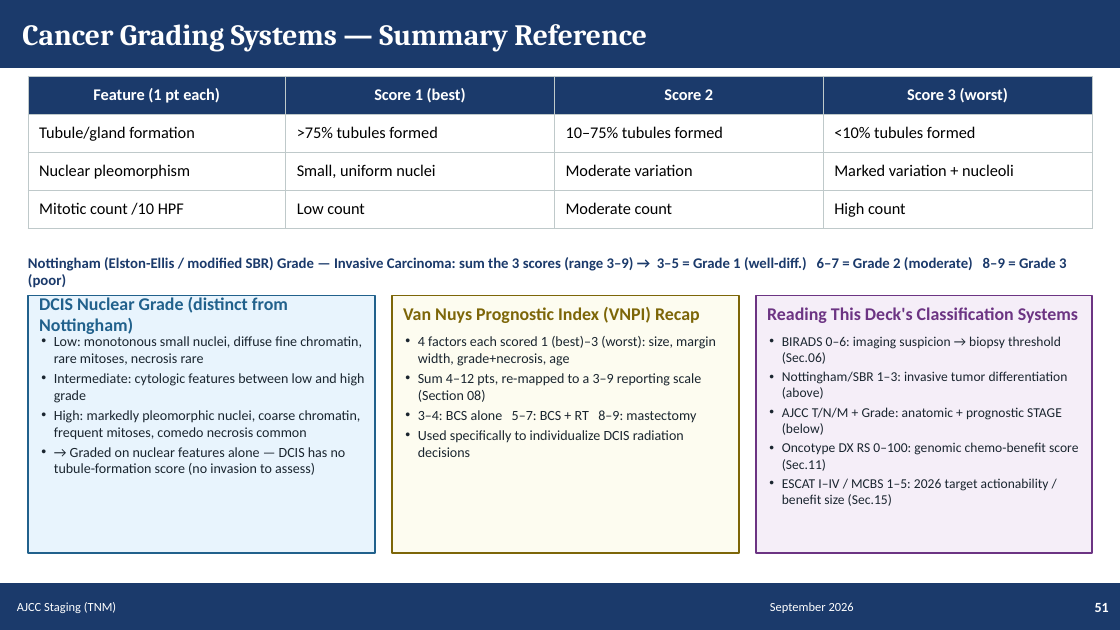
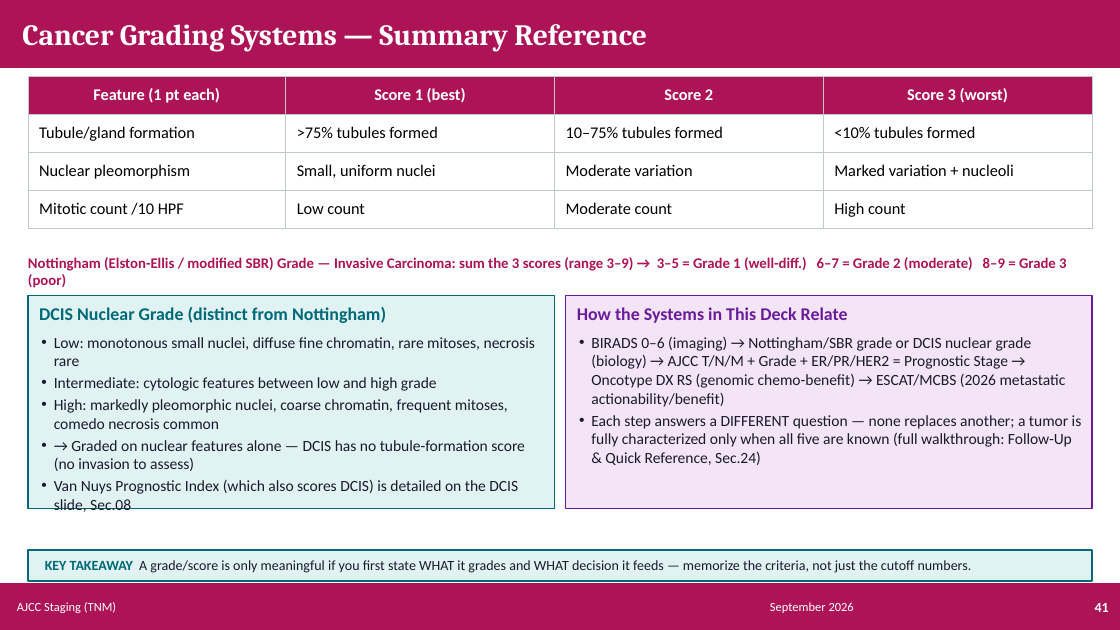
Before and after one commit to Muluamlak/Phone, a slide deck: slide 41 of BreastCancer_Management_Enhanced.pptx (slide 51 before the commit). Drawn at 1120x630 pixels with LibreOffice and Linux fonts; fonts in the diff are those of the drawing. Boxes give left, top, right and bottom in pixels: in the first picture for what was removed or moved away, otherwise in the second. Text is boxed around its words. In the diff, an @@ line names an element or a change of style, - is before the commit and + after.

```diff
--- a/BreastCancer_Management_Enhanced.pptx
+++ b/BreastCancer_Management_Enhanced.pptx
@@ rectangle at [0,0,1120,67]: fill #1B3A6B to #AD1457; outline #1B3A6B 1 pt to #AD1457 1 pt @@
@@ table at [28,76,1092,221] @@
@@ fill #1B3A6B to #AD1457 in row 1 @@
@@ text "Nottingham (Elston-Ellis / modified SBR) ..." at [28,257,1066,288]: text colour #1B3A6B to #AD1457 @@
@@ rectangle: place and size @@
-rectangle at [28,296,375,553]
+rectangle at [28,296,554,508]
@@ rectangle at [28,296,554,508]: fill #E8F4FD to #E0F2F1; outline #21618C 1 pt to #006978 1 pt @@
@@ text "DCIS Nuclear Grade (distinct from ..." at [39,307,386,323]: text colour #21618C to #006978 @@
@@ rectangle: place and size @@
-rectangle at [392,296,739,553]
+rectangle at [566,296,1092,508]
@@ rectangle at [566,296,1092,508]: fill #FDFCF0 to #F3E5F5; outline #7D6608 1 pt to #6A1B9A 1 pt @@
@@ rectangle removed at [756,296,1092,553] @@
@@ text at [577,307,848,323]: text changed; text colour #7D6608 to #6A1B9A @@
-Van Nuys Prognostic Index (VNPI) Recap
+How the Systems in This Deck Relate
@@ text removed at [767,307,1078,323] @@
-Reading This Deck's Classification Systems
@@ text at [54,337,535,471]: size 9 to 10 pt, text colour #1A252F to #1A1A2E in "Low: monotonous small nuclei, diffuse fine chromatin, ...", "Intermediate: cytologic features between low and high ...", "High: markedly pleomorphic nuclei, coarse chromatin, frequen ...", "→ Graded on nuclear features alone — ..." @@
@@ text removed at [418,336,716,457] @@
-• 4 factors each scored 1 (best)–3 (worst): size, margin width, grade+necrosis, age
-• Sum 4–12 pts, re-mapped to a 3–9 reporting scale (Section 08)
-• 3–4: BCS alone 5–7: BCS + RT 8–9: mastectomy
-• Used specifically to individualize DCIS radiation decisions
@@ text at [591,337,1082,465]: text changed; size 8.7 to 10 pt; text colour #1A252F to #1A1A2E @@
-• BIRADS 0–6: imaging suspicion → biopsy threshold (Sec.06)
-• Nottingham/SBR 1–3: invasive tumor differentiation (above)
-• AJCC T/N/M + Grade: anatomic + prognostic STAGE (below)
-• Oncotype DX RS 0–100: genomic chemo-benefit score (Sec.11)
-• ESCAT I–IV / MCBS 1–5: 2026 target actionability / benefit size (Sec.15)
+• BIRADS 0–6 (imaging) → Nottingham/SBR grade or DCIS nuclear grade (biology) → AJCC T/N/M + Grade + ER/PR/HER2 = Prognostic Stage → Oncotype DX RS (genomic chemo-benefit) → ESCAT/MCBS (2026 metastatic actionability/benefit)
+• Each step answers a DIFFERENT question — none replaces another; a tumor is fully characterized only when all five are known (full walkthrough: Follow-Up & Quick Reference, Sec.24)
@@ text at [54,480,518,512]: paragraph added @@
+• Van Nuys Prognostic Index (which also scores DCIS) is detailed on the DCIS slide, Sec.08
@@ rectangle added at [28,550,1092,581], fill #E0F2F1, outline #006978 1.25 pt @@
@@ text added at [45,560,972,573], 9 pt, text #1A1A2E @@
+KEY TAKEAWAY A grade/score is only meaningful if you first state WHAT it grades and WHAT decision it feeds — memorize the criteria, not just the cutoff numbers.
@@ rectangle at [0,584,1120,629]: fill #1B3A6B to #AD1457; outline #1B3A6B 1 pt to #AD1457 1 pt @@
@@ text at [1095,603,1109,612]: text changed @@
-51
+41
```
Also in this commit, not shown: 58 other slides changed, 17 slides added, 36 slides removed.
